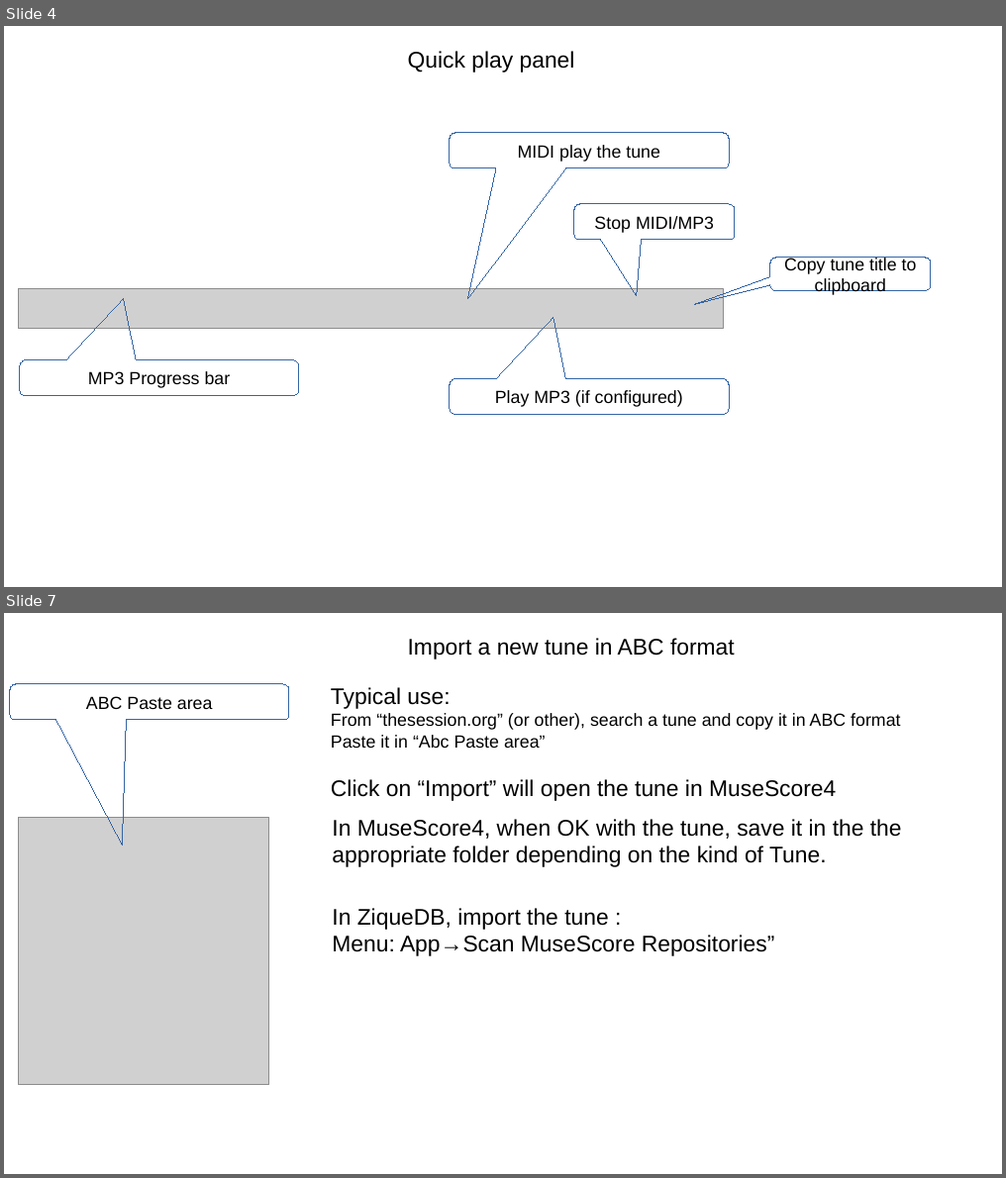
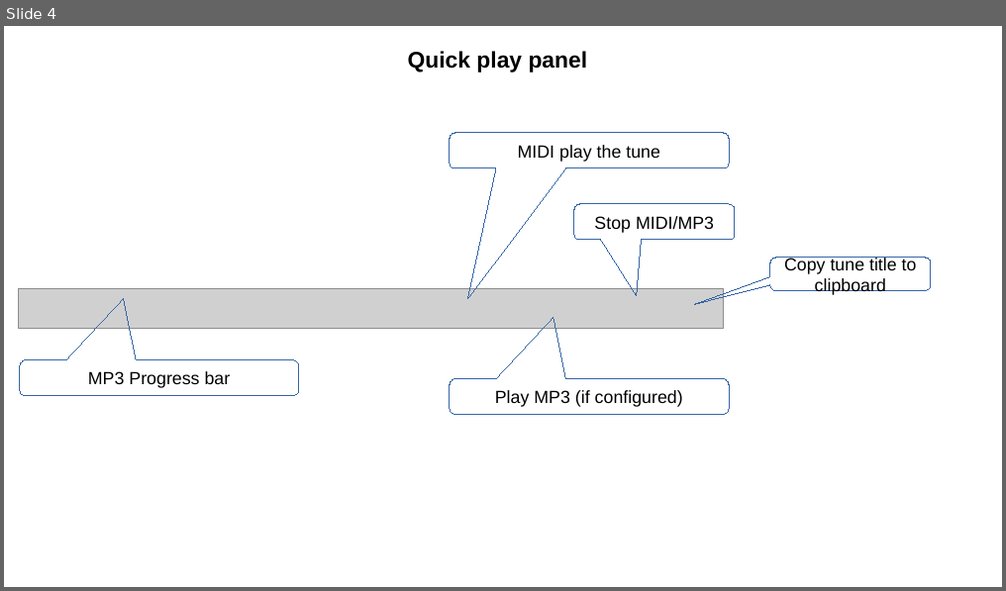
Before and after one commit to py60800/tunedb, a slide deck: doc/Manual.odp. Shown one above the other, each under a label of ours: slides 4 and 7 before the commit, slide 4 after it; the slides between them are not shown. The pictures are 1006x1178 and 1006x591 pixels, drawn with LibreOffice and Linux fonts; fonts in the diff are those of the drawing; grey boxes stand for pictures. Boxes give left, top, right and bottom in pixels: in the first picture for what was removed or moved away, otherwise in the second. Text is boxed around its words. In the diff, an @@ line names an element or a change of style, - is before the commit and + after.

```diff
--- a/doc/Manual.odp
+++ b/doc/Manual.odp
@@ slide 7 removed at (4,613,1002,1174), background #FFFFFF @@
@@ text removed at (408,638,735,660) @@
-Import a new tune in ABC format
@@ rounded speech box removed at (9,684,289,720) @@
-ABC Paste area
@@ text removed at (331,687,900,748) @@
-Typical use:
-From “thesession.org” (or other), search a tune and copy it in ABC format
-Paste it in “Abc Paste area”
@@ text removed at (331,779,836,801) @@
-Click on “Import” will open the tune in MuseScore4
@@ picture removed at (19,818,269,1085) @@
@@ text removed at (332,819,902,867) @@
-In MuseScore4, when OK with the tune, save it in the the appropriate folder depending on the kind of Tune.
@@ text removed at (332,908,775,957) @@
-In ZiqueDB, import the tune :
-Menu: App→Scan MuseScore Repositories”
@@ slide 4 changed as well @@
@@ text "Quick play panel" at (408,51,588,73): bold on @@
```
Also in this commit, not shown: 10 other slides changed, 1 slide added, 1 other slide removed, 3 other files.
